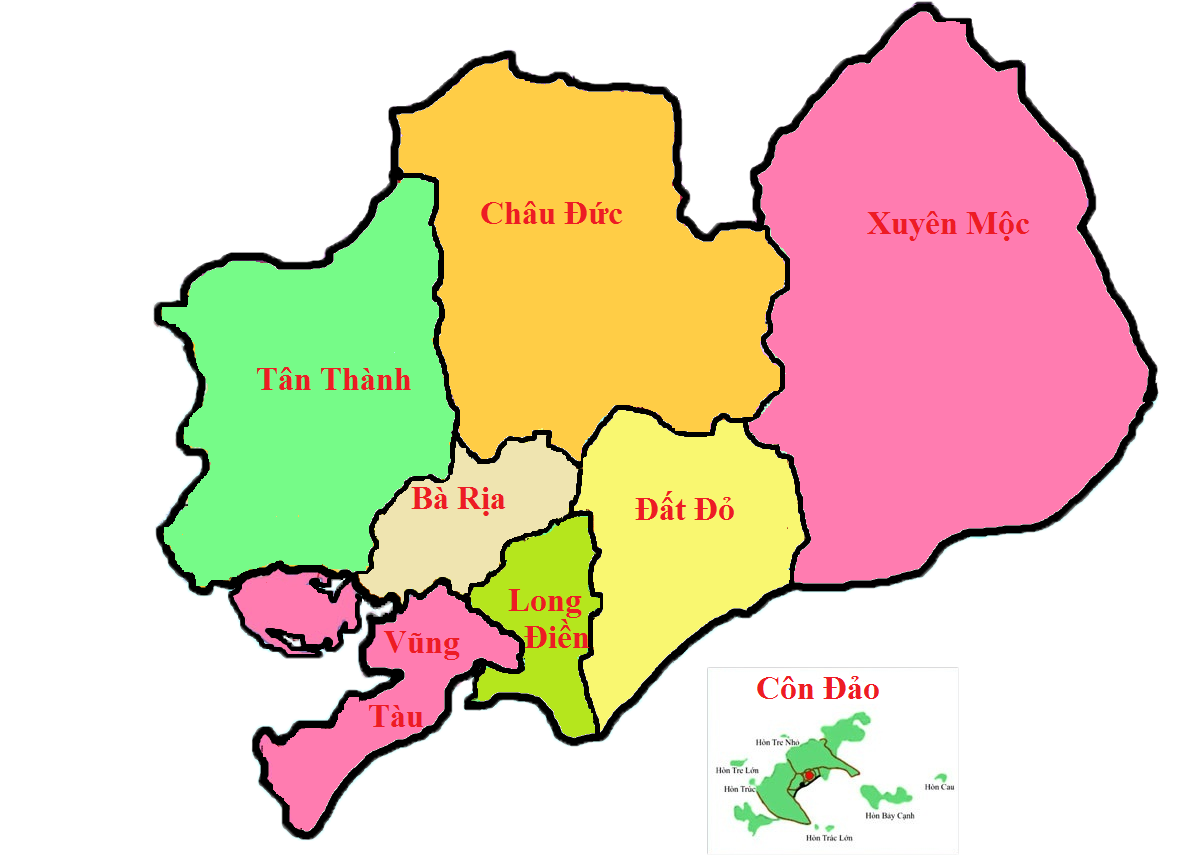
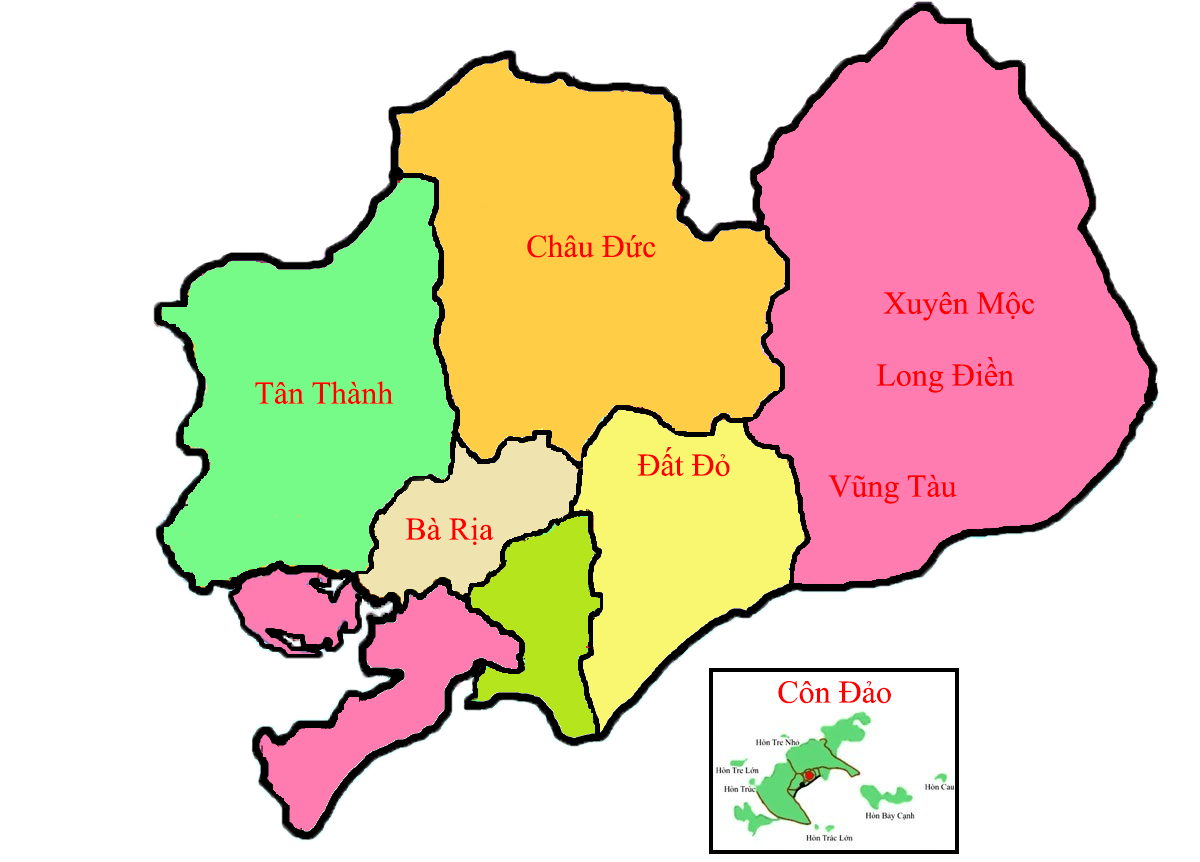
The second 1200x862 image is a revision of the first. Changes to its layers:
added layer "Vũng Tàu" above "Long Điền" over bbox(828, 474, 957, 504)
added layer "Long Điền" above "Tân Thành" over bbox(876, 357, 1014, 393)
added layer "Tân Thành" above "Rectangle 1" over bbox(255, 381, 394, 404)
added layer "Rectangle 1" above "Côn Đảo" over bbox(709, 668, 959, 854)
added layer "Côn Đảo" above "Đất Đỏ" over bbox(778, 681, 891, 704)
added layer "Đất Đỏ" above "Xuyên Mộc" over bbox(637, 447, 730, 477)
added layer "Xuyên Mộc" above "Bà Rịa" over bbox(883, 292, 1035, 321)
added layer "Bà Rịa" above "Châu Đức" over bbox(405, 517, 494, 546)
added layer "Châu Đức" above "Layer 2" over bbox(527, 234, 656, 258)
painted on "Layer 2" over bbox(256, 10, 1150, 855)
